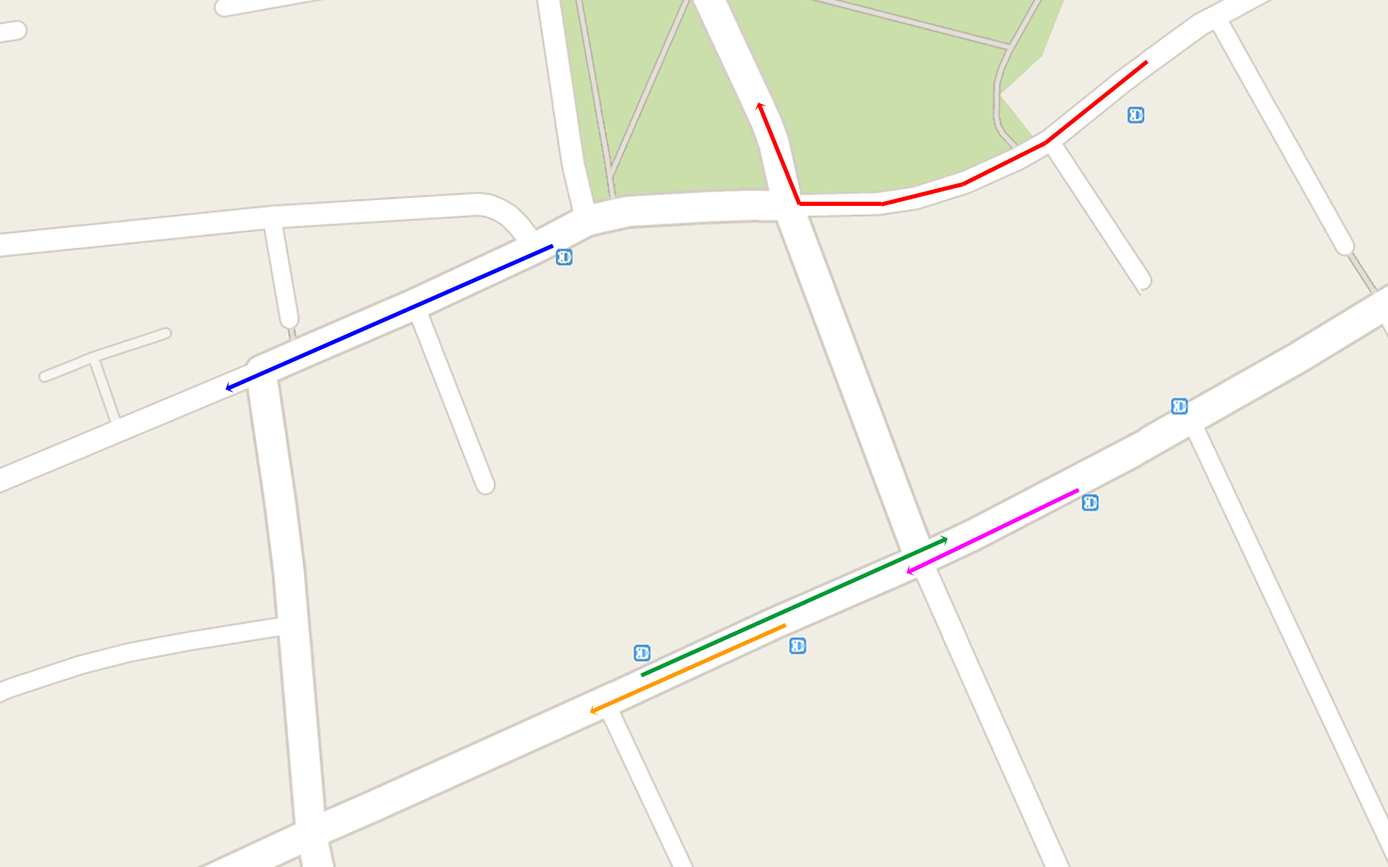
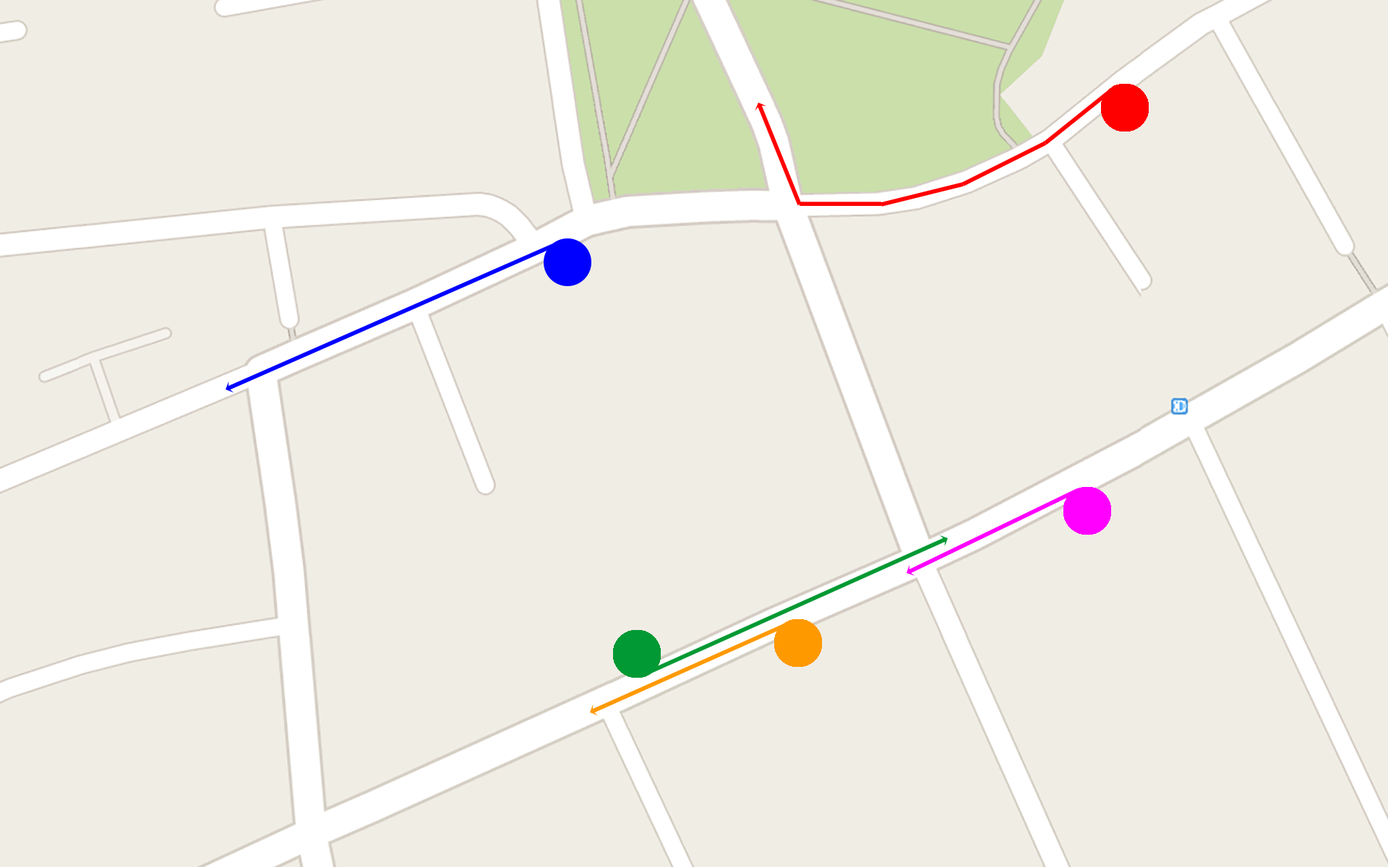
Comparing the layer stacks of the two (1388, 867) images. Changes:
added group "Group 1" with 5 layers above "Layer 1" over [543, 83, 1149, 678]
added layer "Red" in group "Group 1" over [1100, 83, 1149, 132]
added layer "Pink" in group "Group 1" over [1063, 487, 1111, 535]
added layer "Orange" in group "Group 1" over [774, 619, 822, 668]
added layer "Green" in group "Group 1" over [612, 630, 661, 678]
added layer "Blue" in group "Group 1" over [543, 238, 592, 287]
painted on "Layer 1" over [1114, 59, 1149, 91]
